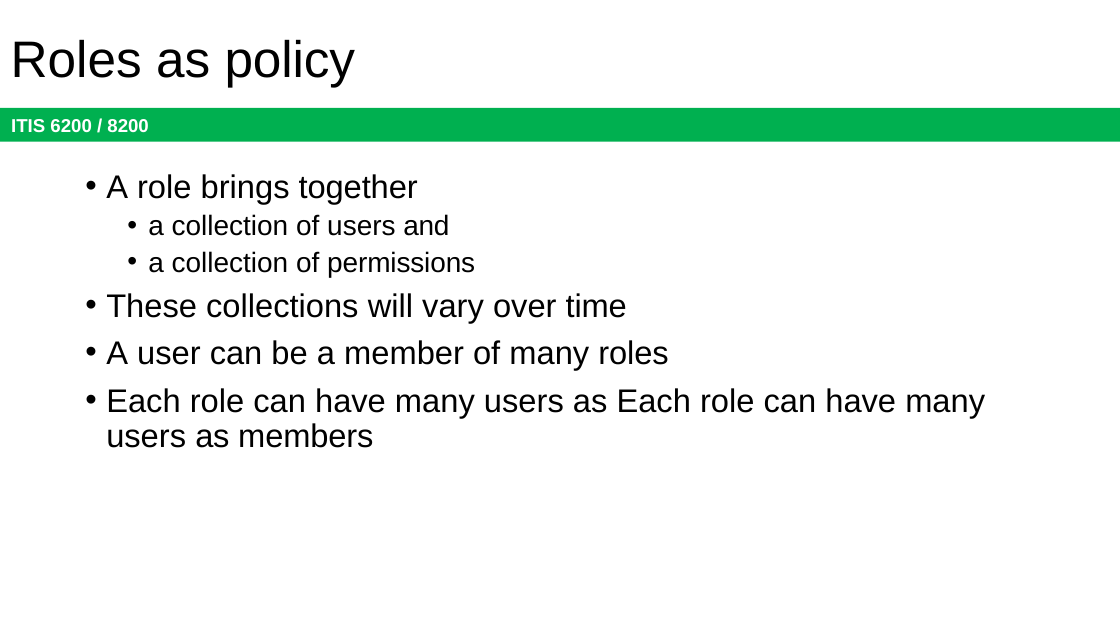
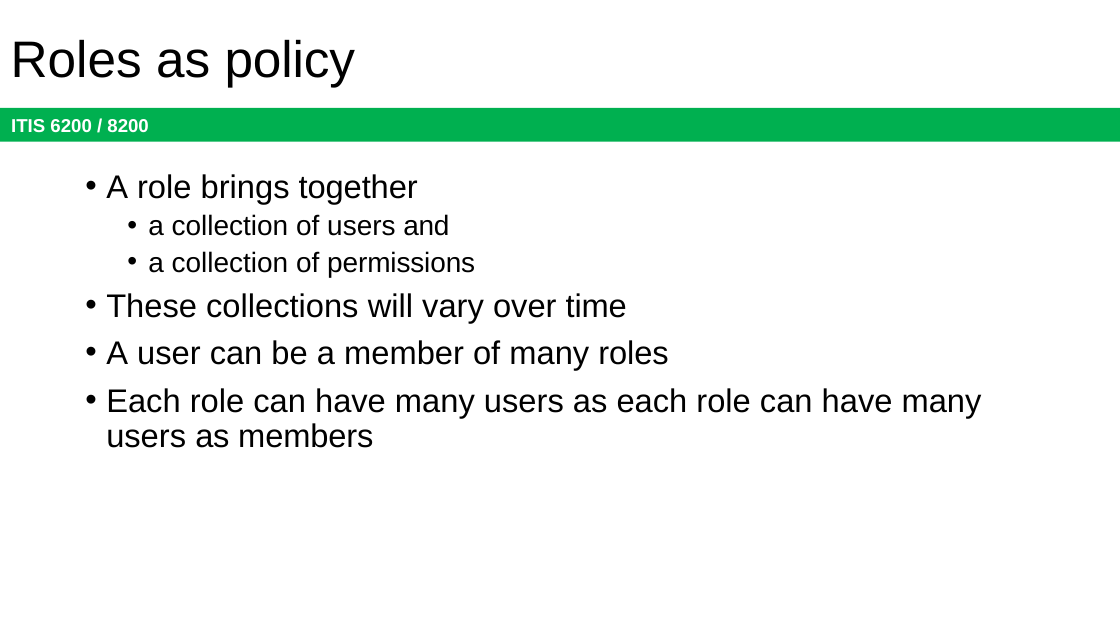
Before and after one commit to jx5c/github.io, a slide deck: slide 45 of teaching/ITIS6200/2023fa/lectures/lec09.pptx (slide 46 before the commit). Drawn at 1120x630 pixels with LibreOffice and Linux fonts; fonts in the diff are those of the drawing. Boxes give left, top, right and bottom in pixels: in the first picture for what was removed or moved away, otherwise in the second. Text is boxed around its words. In the diff, an @@ line names an element or a change of style, - is before the commit and + after.

```diff
--- a/teaching/ITIS6200/2023fa/lectures/lec09.pptx
+++ b/teaching/ITIS6200/2023fa/lectures/lec09.pptx
@@ text at bbox=[106, 388, 982, 448]: text changed @@
-• Each role can have many users as Each role can have many users as members
+• Each role can have many users as each role can have many users as members
```
Also in this commit, not shown: 15 other slides changed, 1 slide removed, 1 other file.
